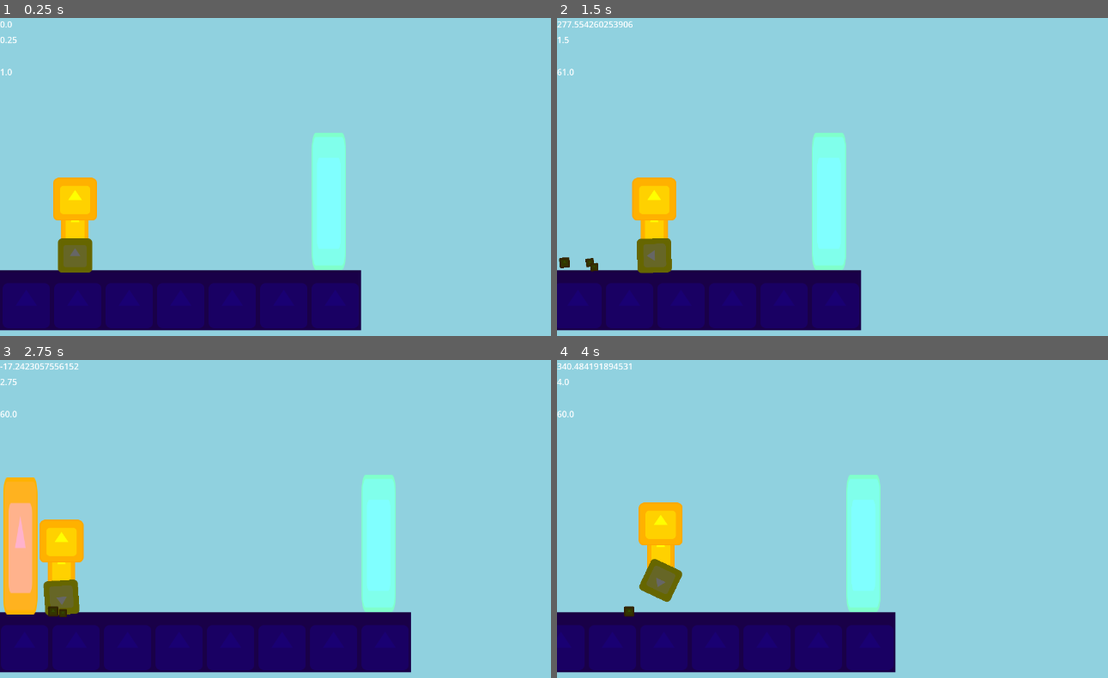
Above: before the commit, frames 1-4 (two rows, left to right).
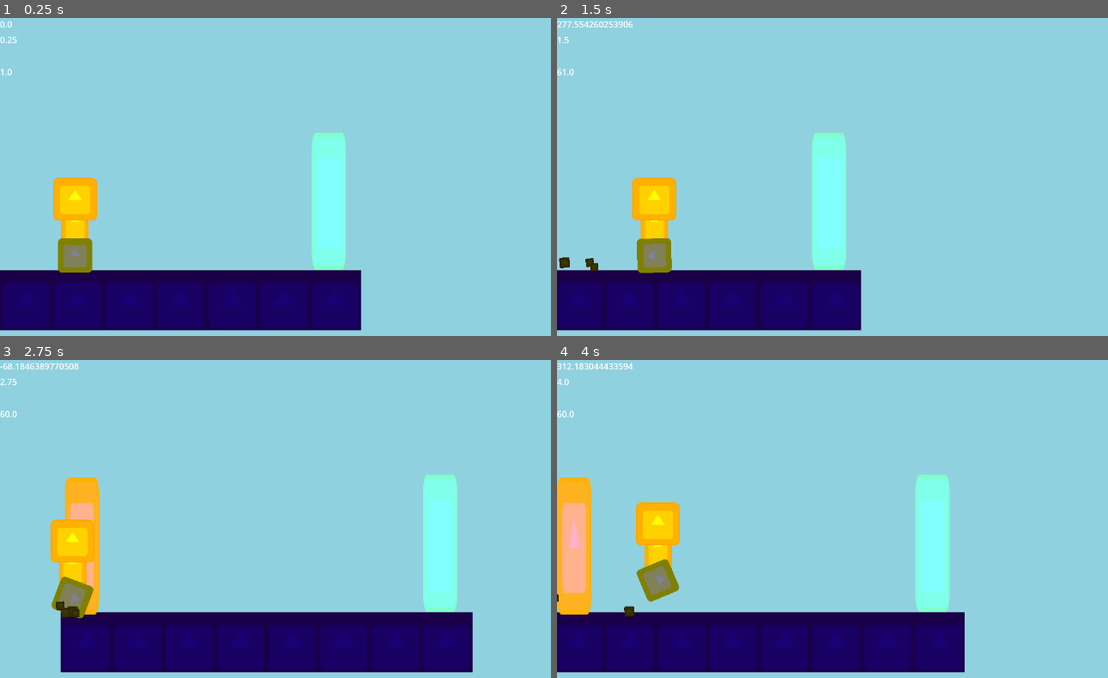
Above: after the commit, the same moments.

Repository: Penguinja8/godot-icon-game
Game: Godot game, scene res://levels/teleporters.tscn
Same seed, same stepped clock (60 frames per second), same inputs: the game is played once before the commit and once after it. This scene is started directly instead of the project's main scene. The engine's default icon, where the game draws it, is replaced by a stand-in: a white triangle on a blue panel in a dark square.
Inputs:
- Up to frame 1 (0.25 s): no input
- Up to frame 2 (1.5 s): tap Enter at 0.5 s; hold D (right) from 0.53 s (still down); tap Space (jump) at 0.77 s
- Up to frame 3 (2.75 s): tap Space (jump) at 1.52 s; release D (right) at 2.03 s; hold A (left) from 2.03 s (still down)
- Up to frame 4 (4 s): release A (left) at 2.78 s; hold D (right) from 2.78 s (still down); tap Space (jump) at 3.02, 3.77 s

The runs differ from the first frame. In frame 1, 0.6% of the frame differs, in the area x 10-17%, y 69-81%; in frame 2, 0.6%; in frame 3, 17%, in the area x 0-86%, y 1-99%; in frame 4, 13%.

Commit message:
smol tweaks

Diff:
--- a/components/teleporter.gd
+++ b/components/teleporter.gd
@@ -5,6 +5,8 @@
 @export var orange: bool = false
 @export var destination_teleporter: Teleporter
 @onready var cooldown = $ExitCooldown
+@export var normal_dir: Vector2 = Vector2(1,0)
+@export var velocity_mult: float = 1.0
 
 func _ready():
 	if orange:
@@ -13,4 +15,6 @@
 func _on_body_entered(body: Node2D) -> void:
 	if cooldown.is_stopped():
 		destination_teleporter.cooldown.start()
-		body.global_position = destination_teleporter.global_position
+		body.teleported((destination_teleporter.global_position-global_position).length())
+		body.global_position = destination_teleporter.global_position + body.global_position - global_position
+		body.velocity = velocity_mult * body.velocity.length() * destination_teleporter.normal_dir
--- a/levels/teleporters.tscn
+++ b/levels/teleporters.tscn
@@ -13,6 +13,7 @@
 [node name="Teleporter" parent="." unique_id=166830004 node_paths=PackedStringArray("destination_teleporter") instance=ExtResource("2_k7nju")]
 position = Vector2(324, -145)
 destination_teleporter = NodePath("../Teleporter2")
+normal_dir = Vector2(-1, 0)
 
 [node name="Teleporter2" parent="." unique_id=1524818702 node_paths=PackedStringArray("destination_teleporter") instance=ExtResource("2_k7nju")]
 position = Vector2(-344, -140)
--- a/player/player.gd
+++ b/player/player.gd
@@ -31,8 +31,11 @@
 	if Input.is_action_just_pressed("pause"):
 		$Hud.call_deferred("add_child", PAUSE_MENU.instantiate())
 	# camera
-	if velocity.length() > MAIN_SPEED_CUTOFF:
-		$Camera2D.position_smoothing_speed = 5.0 + velocity.length()/600.0
+	if $TeleportCameraBoost.is_stopped():
+		if velocity.length() > MAIN_SPEED_CUTOFF:
+			$Camera2D.position_smoothing_speed = 5.0 + velocity.length()/600.0
+		else:
+			$Camera2D.position_smoothing_speed = 5.0
 	if velocity.x < 0:
 		if $CameraShiftLeft.is_stopped():
 			$CameraShiftLeft.start()
@@ -99,6 +102,10 @@
 	$Body/Wheel.rotation += delta * velocity.x/(10*PI)
 	move_and_slide()
 
+func teleported(distance):
+	$Camera2D.position_smoothing_speed = distance/50
+	$TeleportCameraBoost.start()
+
 func die():
 	GameState.restart_level()
 
--- a/player/player.tscn
+++ b/player/player.tscn
@@ -66,6 +66,10 @@
 [node name="CameraShiftLeft" type="Timer" parent="." unique_id=1104615337]
 one_shot = true
 
+[node name="TeleportCameraBoost" type="Timer" parent="." unique_id=958187867]
+wait_time = 0.3
+one_shot = true
+
 [node name="Body" type="Node2D" parent="." unique_id=269695878]
 
 [node name="Body" type="Sprite2D" parent="Body" unique_id=1041121907]
--- a/player/wheel.gdshader
+++ b/player/wheel.gdshader
@@ -6,9 +6,9 @@
 
 void fragment() {
 	COLOR = texture(TEXTURE, UV); //read from texture
-	COLOR.b -= 0.6;
-	COLOR.r = 0.4;
-	COLOR.g = 0.4;
+	COLOR.b -= 0.4;
+	COLOR.r = 0.5;
+	COLOR.g = 0.5;
 }
 
 //void light() {
